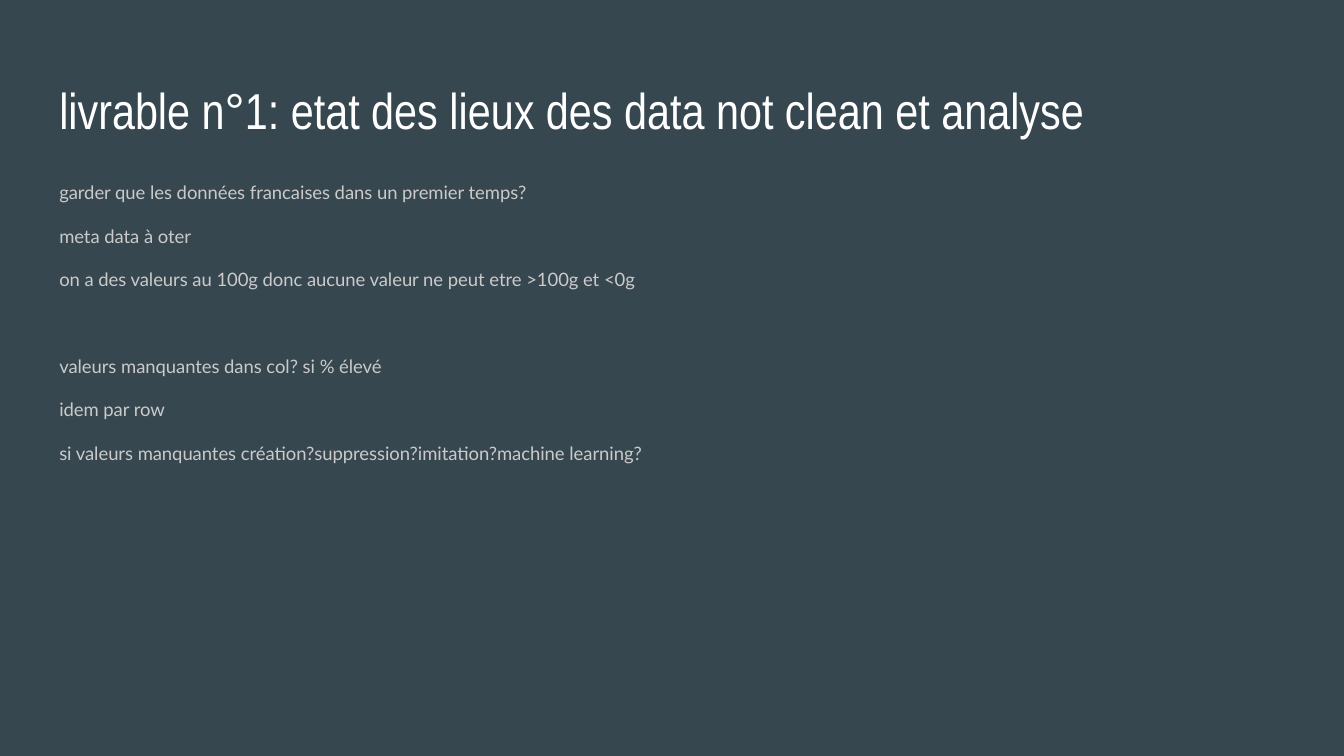
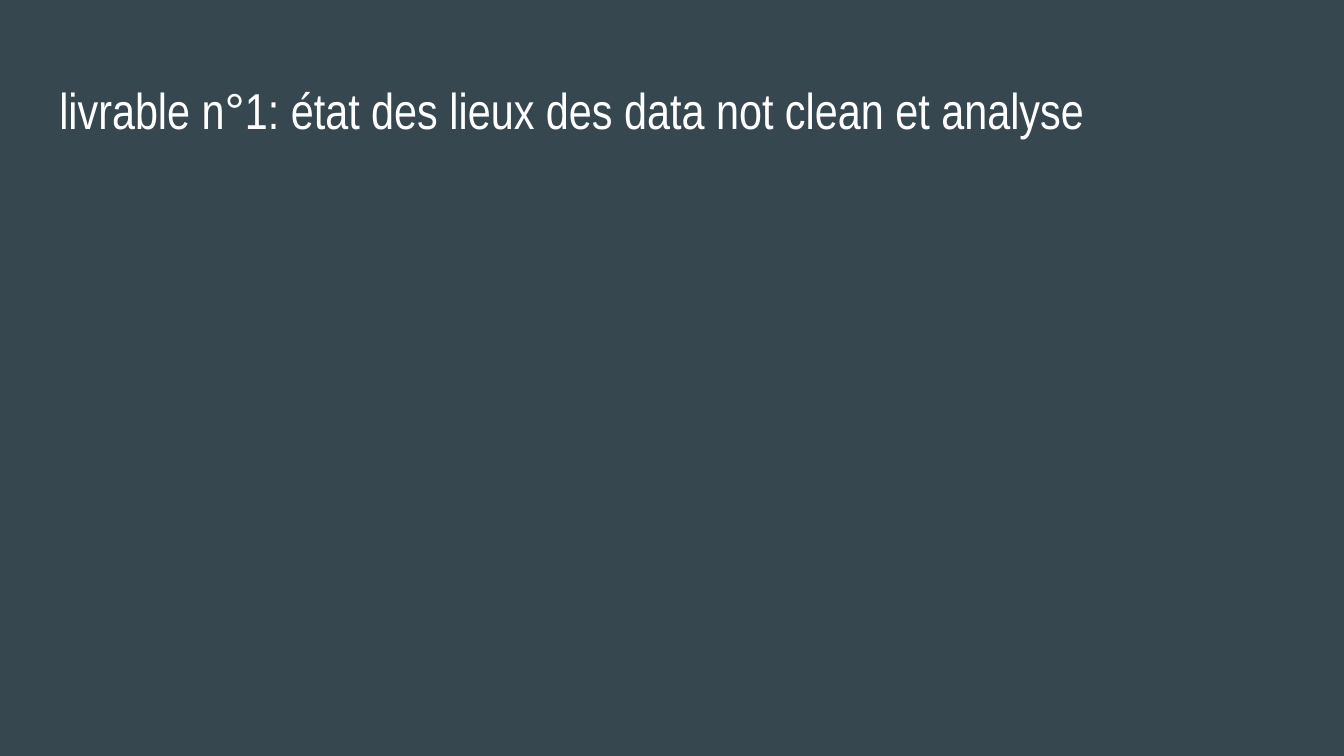
Before and after one commit to MarieDeSmedt/FoodFlix, a slide deck: slide 8 of FOODFLIX.pptx (slide 7 before the commit). Drawn at 1344x756 pixels with LibreOffice and Linux fonts; fonts in the diff are those of the drawing. Boxes give left, top, right and bottom in pixels: in the first picture for what was removed or moved away, otherwise in the second. Text is boxed around its words. In the diff, an @@ line names an element or a change of style, - is before the commit and + after.

Commit message:
upload ppt

```diff
--- a/FOODFLIX.pptx
+++ b/FOODFLIX.pptx
@@ title at [59,92,1083,139]: text changed @@
-livrable n°1: etat des lieux des data not clean et analyse
+livrable n°1: état des lieux des data not clean et analyse
@@ text removed at [59,185,641,464] @@
-garder que les données francaises dans un premier temps?
-meta data à oter
-on a des valeurs au 100g donc aucune valeur ne peut etre >100g et <0g
-valeurs manquantes dans col? si % élevé
-idem par row
-si valeurs manquantes création?suppression?imitation?machine learning?
```
Also in this commit, not shown: 1 other slide changed, 1 slide added.
